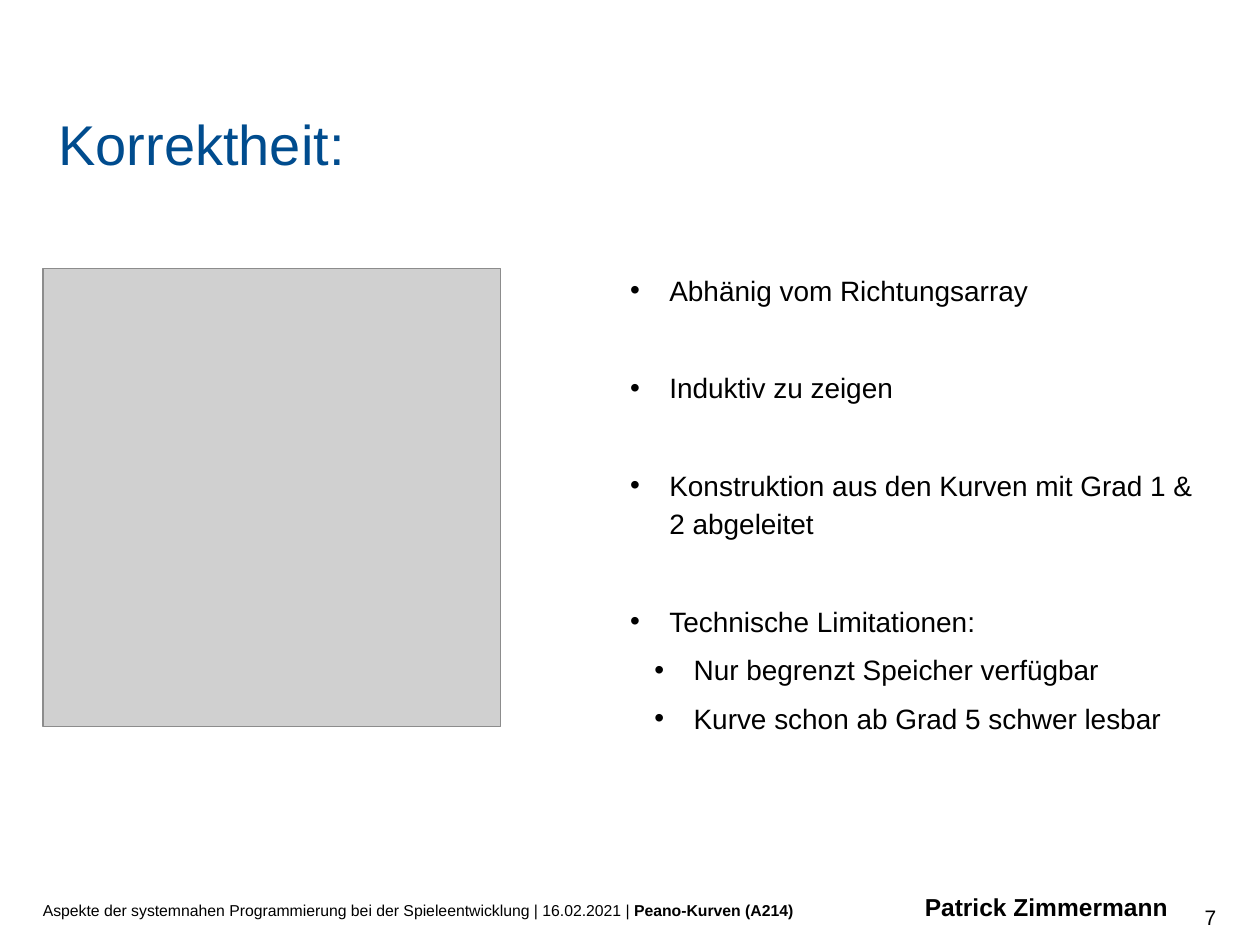
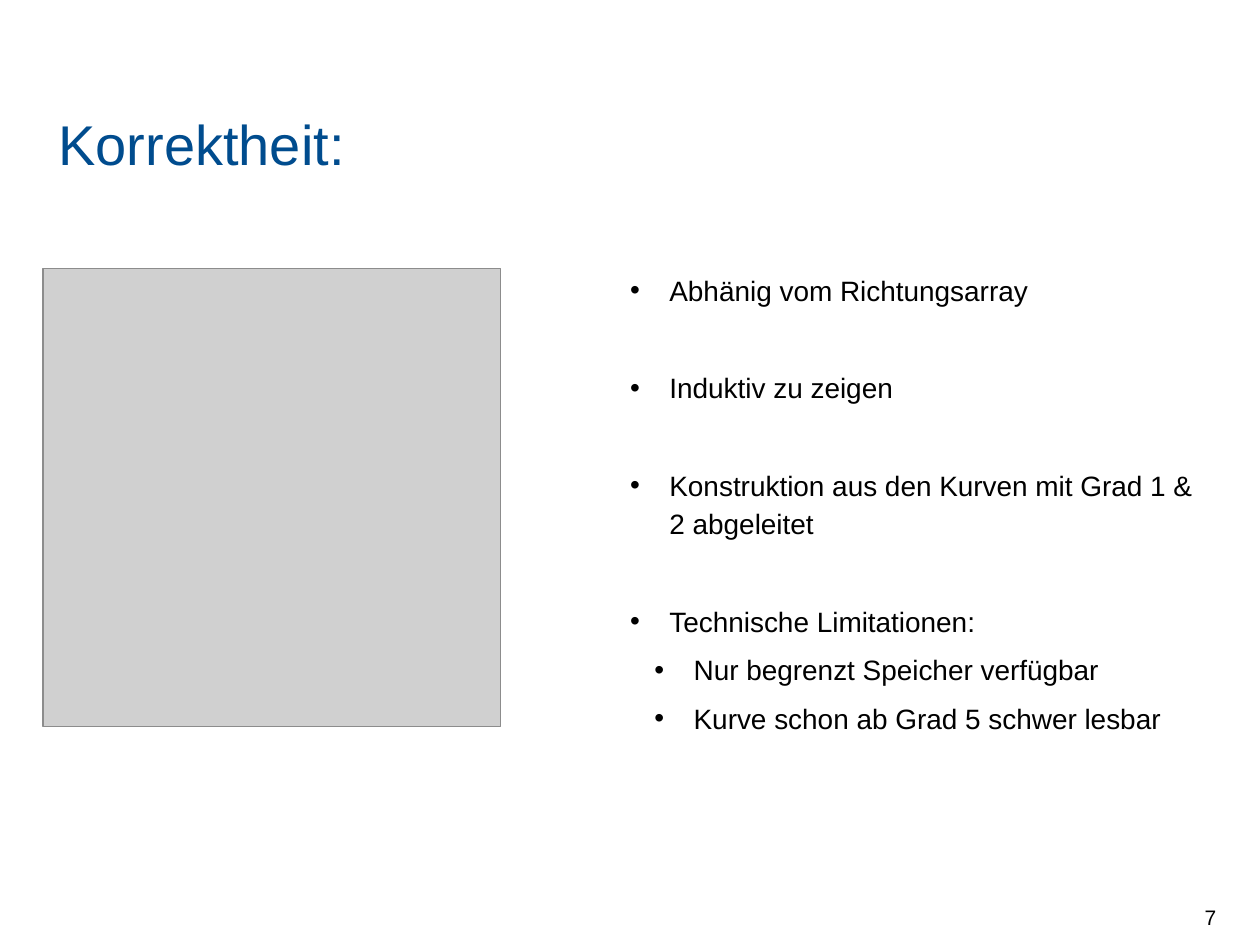
Before and after one commit to PaddlePad/ASP-Peano, a slide deck: slide 7 of Ausarbeitung/präzi.pptx. Drawn at 1260x945 pixels with LibreOffice and Linux fonts; fonts in the diff are those of the drawing; grey boxes stand for pictures; background and template pictures are left out. Boxes give left, top, right and bottom in pixels: in the first picture for what was removed or moved away, otherwise in the second. Text is boxed around its words. In the diff, an @@ line names an element or a change of style, - is before the commit and + after.

```diff
--- a/Ausarbeitung/präzi.pptx
+++ b/Ausarbeitung/präzi.pptx
@@ text removed at box(43, 898, 1167, 920) @@
-Aspekte der systemnahen Programmierung bei der Spieleentwicklung | 16.02.2021 | Peano-Kurven (A214) Patrick Zimmermann
```
Also in this commit, not shown: 10 other slides changed, 1 other file.
